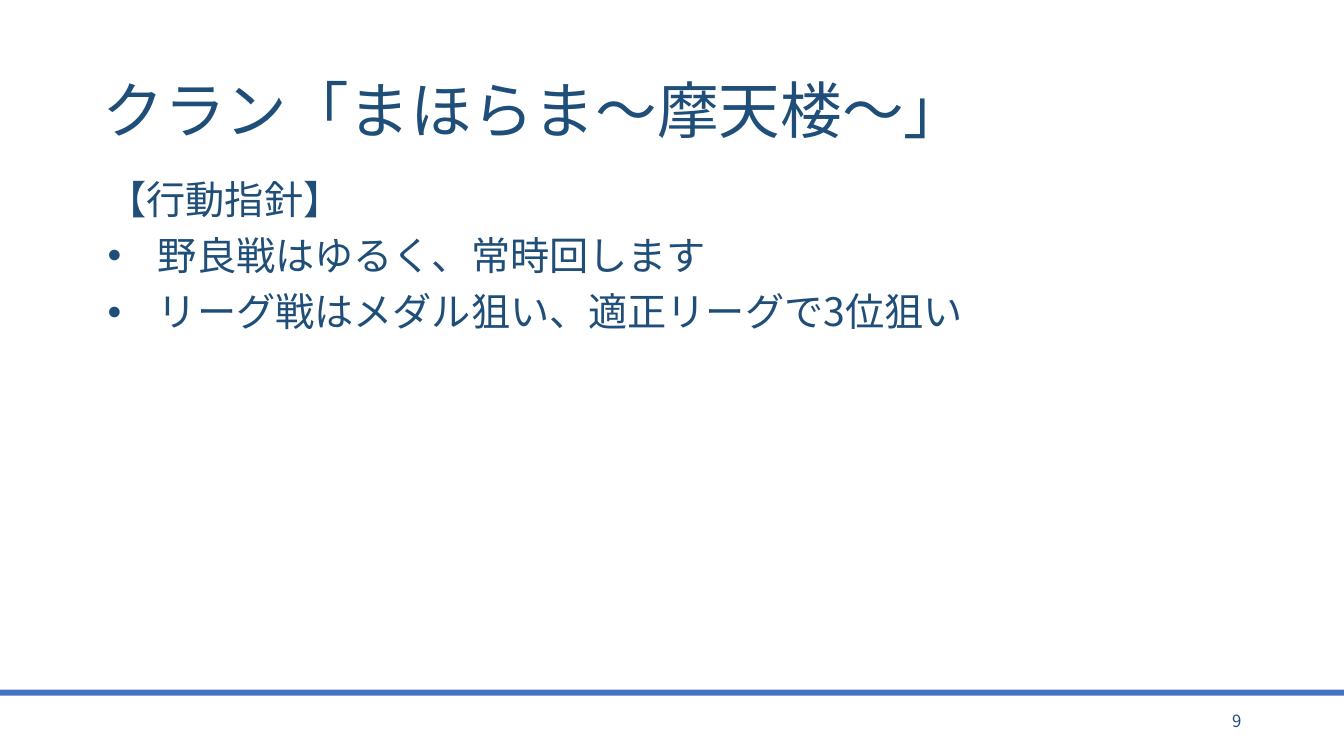
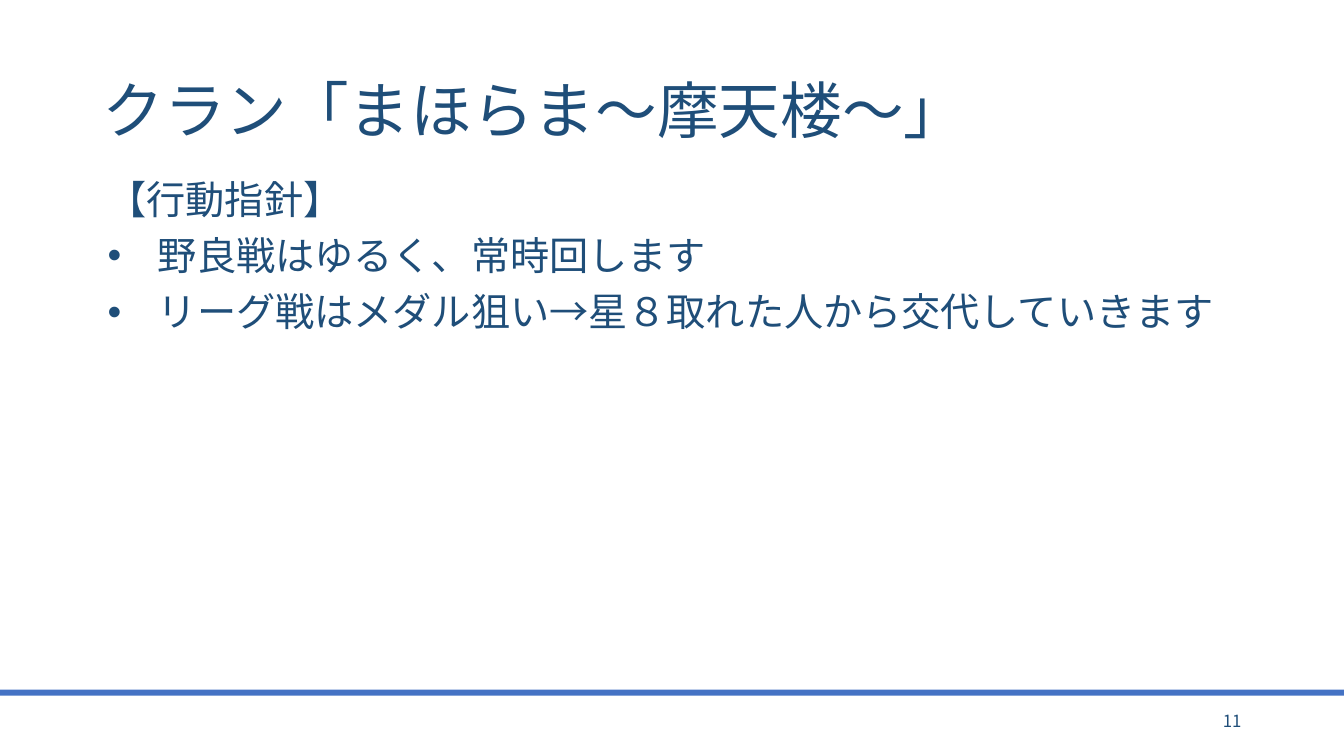
Before and after one commit to bigtreeCoC/documents, a slide deck: slide 11 of TOMARIGI.pptx (slide 9 before the commit). Drawn at 1344x756 pixels with LibreOffice and Linux fonts; fonts in the diff are those of the drawing. Boxes give left, top, right and bottom in pixels: in the first picture for what was removed or moved away, otherwise in the second. Text is boxed around its words. In the diff, an @@ line names an element or a change of style, - is before the commit and + after.

Commit message:
東方とまほらま(5版) TOMARIGIについて

```diff
--- a/TOMARIGI.pptx
+++ b/TOMARIGI.pptx
@@ text at [158,293,1214,329]: text changed @@
-• リーグ戦はメダル狙い、適正リーグで3位狙い
+• リーグ戦はメダル狙い→星８取れた人から交代していきます
@@ page number at [1223,714,1242,727]: text changed @@
-9
+11
```
Also in this commit, not shown: 10 other slides changed, 9 slides added, 2 slides removed, 3 other files.
